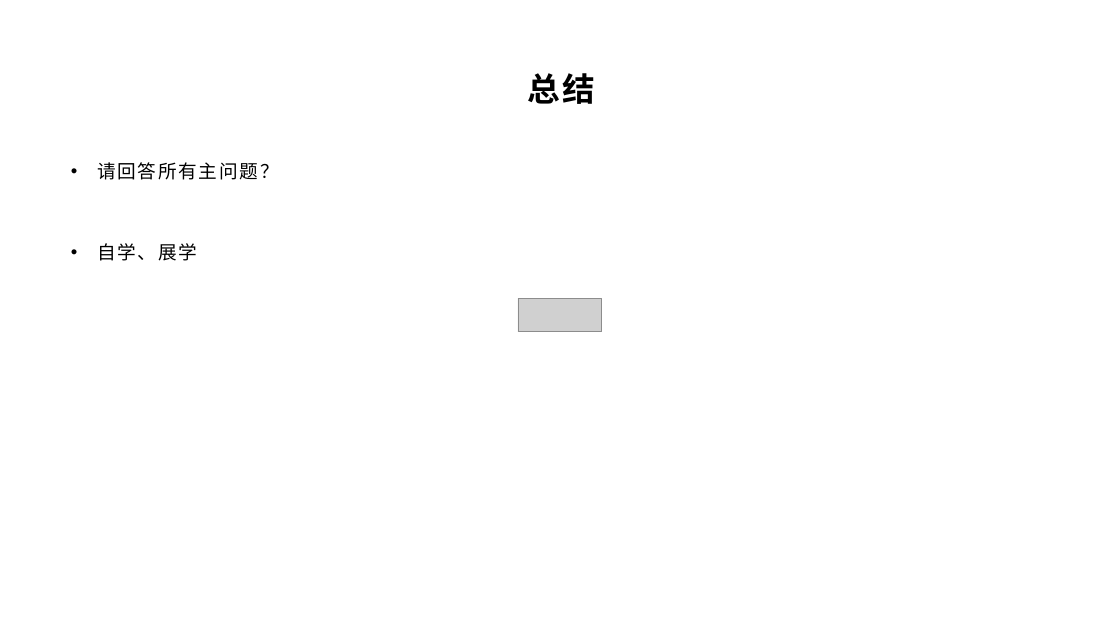
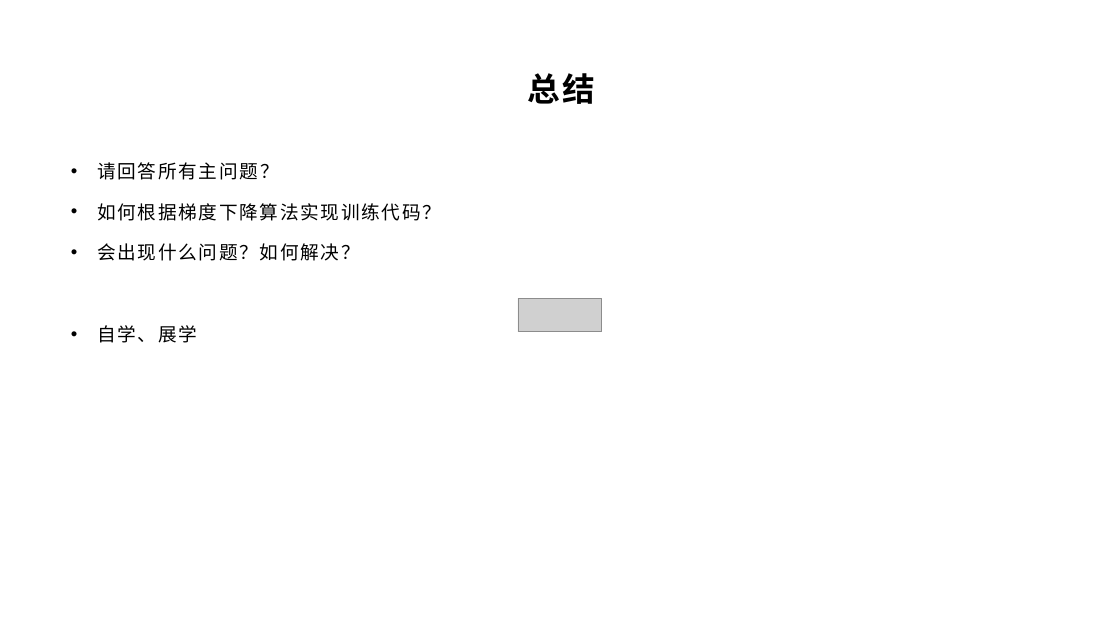
Before and after one commit to yyc-git/DeepLearningEdu, a slide deck: slide 16 of lessons/2_gender_analyze/ppt/“判断性别”Demo需求分析和初步设计（下2）.pptx (slide 17 before the commit). Drawn at 1120x630 pixels with LibreOffice and Linux fonts; fonts in the diff are those of the drawing; grey boxes stand for pictures; background and template pictures are left out. Boxes give left, top, right and bottom in pixels: in the first picture for what was removed or moved away, otherwise in the second. Text is boxed around its words. In the diff, an @@ line names an element or a change of style, - is before the commit and + after.

```diff
--- a/lessons/2_gender_analyze/ppt/“判断性别”Demo需求分析和初步设计（下2）.pptx
+++ b/lessons/2_gender_analyze/ppt/“判断性别”Demo需求分析和初步设计（下2）.pptx
@@ text at <box>97,203,441,261</box>: paragraphs added @@
+• 如何根据梯度下降算法实现训练代码？
+• 会出现什么问题？如何解决？
```
Also in this commit, not shown: 8 other slides changed, 1 slide removed, 11 other files.
